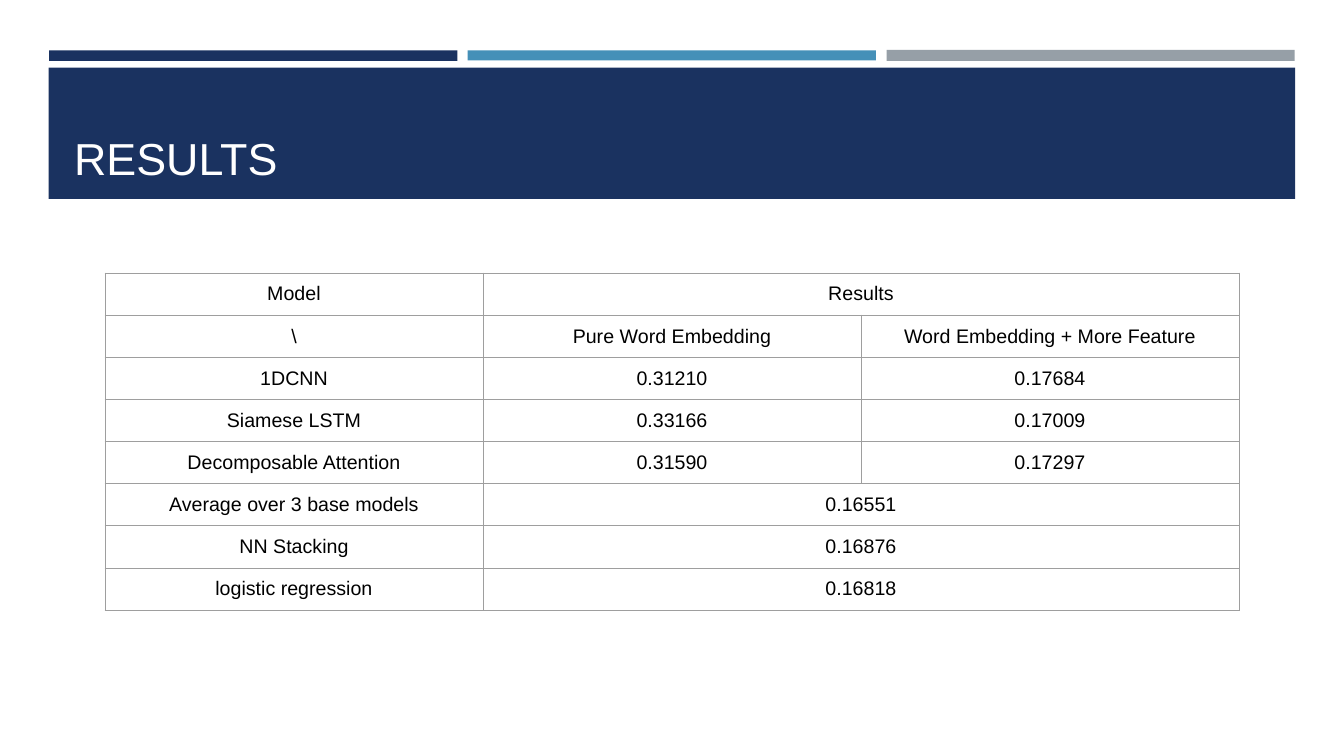
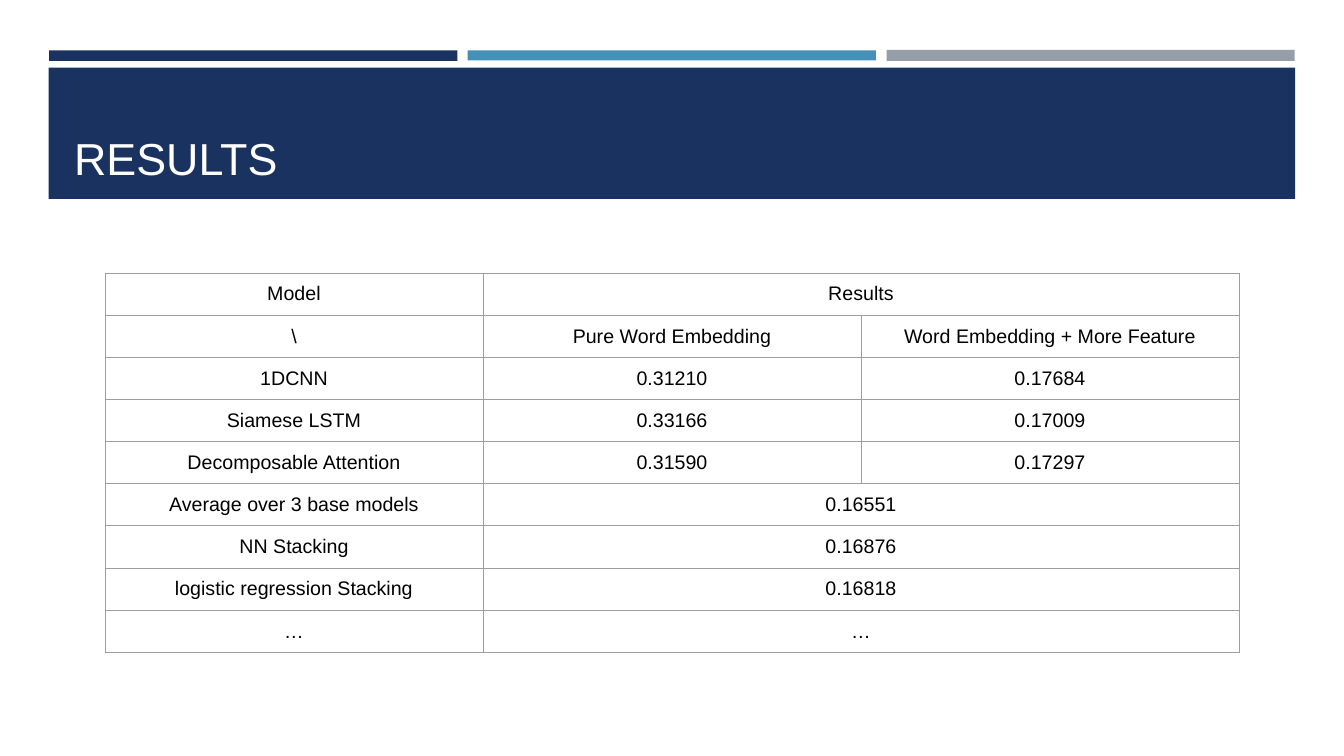
Before and after one commit to BinQian/COMP6208, a slide deck: slide 10 of report/presentation.pptx. Drawn at 1344x756 pixels with LibreOffice and Linux fonts; fonts in the diff are those of the drawing. Boxes give left, top, right and bottom in pixels: in the first picture for what was removed or moved away, otherwise in the second. Text is boxed around its words. In the diff, an @@ line names an element or a change of style, - is before the commit and + after.

```diff
--- a/report/presentation.pptx
+++ b/report/presentation.pptx
@@ table at (x1=105, y1=273, x2=1239, y2=666) @@
-row 8: logistic regression | 0.16818 | 
+row 8: logistic regression Stacking | 0.16818 | 
+row 9: … | … | 
```
Also in this commit, not shown: 4 other slides changed.
